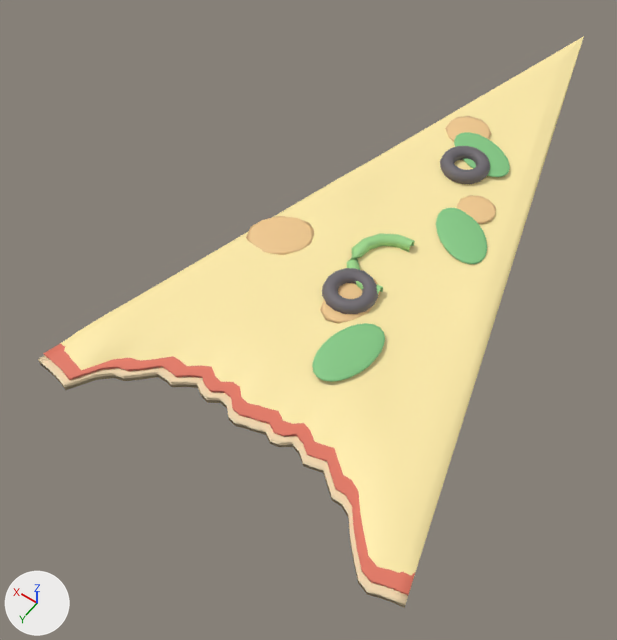
Before and after pictures for a commit that changed the glTF model assets/meshes/EatsaPizzaSlice2.glb.
One viewpoint serves both versions: a 50 mm lens placed at (-4.16, 15.1, 10.02), pointed at (0.78, 8.18, -0.85). The lights are fixed; the arrows at lower left show +X, +Y and +Z. The picture after the commit comes second.

The first picture shows 'Basil', 'Cheese', 'Dough', 'Olives', 'Peppers', 'Sauce', 'Toasty'.
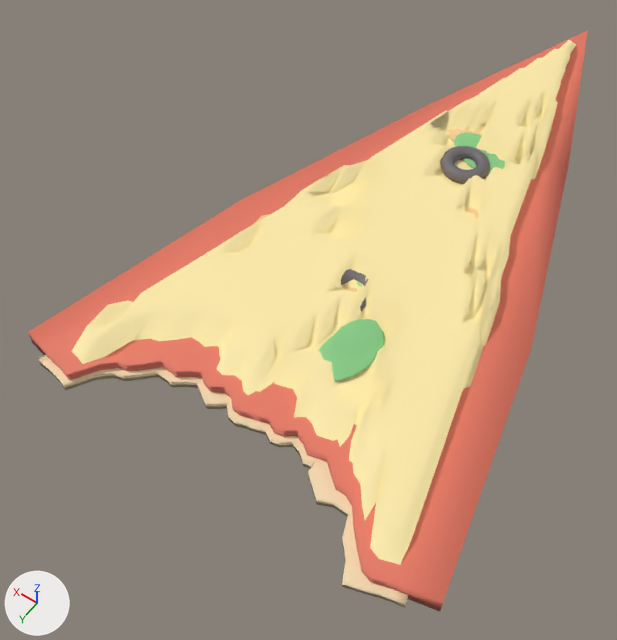
What differs and where, as boxes [x1, y1, x2, y2] in the pictures (617 x 640 px; the box of a moved part takes in the faces that stretch with it):
'Cheese', reshaped
    before: [61, 36, 584, 579]
    after: [72, 40, 576, 565]
'Sauce', reshaped
    before: [43, 47, 581, 596]
    after: [28, 30, 588, 611]
'Dough', reshaped
    before: [38, 44, 582, 608]
    after: [38, 355, 408, 608]
'Basil', reshaped (6% narrower)
    before: [312, 132, 510, 382]
    after: [319, 132, 505, 381]
part 1 of me_dough, moved or reshaped
    before: [313, 459, 371, 594]
    after: [308, 459, 371, 594]
part 2 of me_dough, moved or reshaped
    before: [200, 386, 231, 408]
    after: [200, 386, 231, 409]
part 4 of me_cheese, moved or reshaped
    before: [210, 190, 474, 480]
    after: [217, 176, 476, 473]
part 5 of me_cheese, moved or reshaped
    before: [478, 112, 554, 191]
    after: [464, 99, 556, 177]
part 6 of me_cheese, moved or reshaped
    before: [538, 45, 577, 80]
    after: [562, 42, 576, 68]
part 7 of me_cheese, moved or reshaped
    before: [462, 318, 487, 400]
    after: [462, 309, 490, 391]
part 8 of me_cheese, moved or reshaped (not visible afterwards)
    before: [212, 231, 249, 261]
part 9 of me_cheese, moved or reshaped
    before: [446, 93, 543, 282]
    after: [447, 88, 546, 273]
part 10 of me_cheese, moved or reshaped
    before: [255, 304, 388, 461]
    after: [254, 290, 390, 447]
part 11 of me_cheese, moved or reshaped
    before: [294, 156, 386, 234]
    after: [289, 159, 369, 234]
part 12 of me_cheese, moved or reshaped
    before: [97, 307, 149, 352]
    after: [93, 293, 146, 339]
part 13 of me_cheese, moved or reshaped
    before: [69, 45, 576, 573]
    after: [72, 40, 572, 565]
part 14 of me_basil, moved or reshaped
    before: [330, 323, 384, 358]
    after: [330, 319, 384, 358]
'Toasty', unchanged, covered by the edit
    before: [246, 116, 496, 324]
    after: [254, 124, 486, 292]

What the commit changed:
me_dough is used by ob_dough; location (0.0, 0.0, 0.0).
Before the commit, vertices of me_dough: 30 (-2.41, 11.63, 0.14) at pixel (358, 578), 31 (-2.41, 11.63, 0.0) at pixel (358, 582), 36 (-2.22, 11.44, 0.14) at pixel (353, 557), 37 (-2.22, 11.44, 0.0) at pixel (353, 561), 42 (-2.03, 11.24, 0.14) at pixel (350, 535).
Before the commit, vertices of me_dough: 43 (-2.03, 11.24, 0.0) at pixel (349, 540), 54 (-1.69, 10.92, 0.14) at pixel (341, 501), 55 (-1.69, 10.92, 0.0) at pixel (341, 506), 60 (-1.55, 10.93, 0.14) at pixel (332, 495), 61 (-1.55, 10.93, 0.0) at pixel (331, 500).
Before the commit, vertices of me_dough: 66 (-1.39, 10.8, 0.14) at pixel (327, 481), 67 (-1.39, 10.8, 0.0) at pixel (327, 486), 72 (-1.23, 10.67, 0.14) at pixel (323, 467), 73 (-1.23, 10.67, 0.0) at pixel (323, 472).
Before the commit, vertices of me_dough: 150 (0.54, 10.61, 0.14) at pixel (219, 397), 151 (0.54, 10.61, 0.0) at pixel (220, 402), 156 (0.69, 10.71, 0.14) at pixel (206, 397), 157 (0.69, 10.71, 0.0) at pixel (207, 402).
me_dough had 248 vertices, 492 faces and spanned x -3.02..3.03, y 0.0..11.7, z 0.0..0.14.
me_dough now has 248 vertices, 492 faces and spans x -3.02..3.03, y 0.0..11.78, z 0.0..0.14.
Part 1, on me_dough:
Vertices 30, 31, 60, 61, 66, 67, 72, 73 of me_dough move by (0.13, 0.15, 0.0).
Vertices 36, 37, 42, 43, 54, 55 of me_dough move by (0.07, 0.07, 0.0).
Part 2, on me_dough:
Vertices 150, 151, 156, 157 of me_dough move by (-0.06, 0.08, 0.0).
me_sauce is used by ob_sauce; location (0.0, 0.0, 0.0).
me_sauce had 248 vertices, 492 faces and spanned x -3.0..3.01, y 0.0..11.6, z 0.12..0.19.
me_sauce now has 248 vertices, 492 faces and spans x -3.38..3.4, y -0.15..11.6, z 0.02..0.29.
me_sauce part 3: 248 of 248 vertices moved; they spanned x -3.0..3.01, y 0.0..11.6, z 0.12..0.19 and now span x -3.38..3.4, y -0.15..11.6, z 0.02..0.29; mean shift (0.0, -0.01, 0.0).
me_cheese is used by ob_cheese; location (0.0, 0.0, 0.0).
me_cheese had 2134 vertices, 4264 faces and spanned x -2.97..2.98, y 0.0..11.49, z 0.16..0.35.
me_cheese now has 2134 vertices, 4264 faces and spans x -2.97..2.98, y 0.0..11.49, z 0.16..0.61.
me_cheese part 4: 9 of the vertices in x -1.46..0.9, y 5.61..10.3, z 0.27..0.31 are moved by (0.0, 0.0, 0.1).
me_cheese part 5: 6 of the vertices in x -0.72..0.42, y 3.07..4.48, z 0.27..0.31 are moved by (0.0, 0.0, 0.1).
me_cheese part 6: 4 of the vertices in x -0.16..0.16, y 0.8..1.22, z 0.27 are moved by (0.0, 0.0, 0.1).
me_cheese part 7: 2 of the vertices in x -2.06..-1.95, y 7.88..8.31, z 0.27 are moved by (0.0, 0.0, 0.1).
me_cheese part 8: 1 of the vertices in x 2.06, y 8.33, z 0.27 are moved by (0.0, 0.0, 0.1).
me_cheese part 9: 11 of the vertices in x -1.15..0.64, y 2.81..6.36, z 0.27..0.31 are moved by (0.0, 0.0, 0.2).
me_cheese part 10: 3 of the vertices in x -1.16..0.37, y 8.37..10.05, z 0.27..0.31 are moved by (0.0, 0.0, 0.2).
me_cheese part 11: 3 of the vertices in x 0.98..1.56, y 5.71..7.04, z 0.27..0.31 are moved by (0.0, 0.0, 0.2).
me_cheese part 12: 1 of the vertices in x 2.33, y 10.56, z 0.31 are moved by (0.0, 0.0, 0.2).
me_cheese part 13: 623 of the vertices in x -2.57..2.61, y 0.8..11.04, z 0.27..0.31 are moved by (0.0, 0.0, 0.3).
me_basil is used by ob_basil; location (0.0, 0.0, 0.0).
me_basil had 486 vertices, 960 faces and spanned x -1.24..0.5, y 3.94..9.7, z 0.28..0.43.
me_basil now has 486 vertices, 960 faces and spans x -1.24..0.5, y 3.94..9.7, z 0.28..0.53.
me_basil part 14: 25 of the vertices in x -0.78..-0.29, y 8.5..9.17, z 0.38..0.43 are moved by (0.0, -0.01, 0.1).
